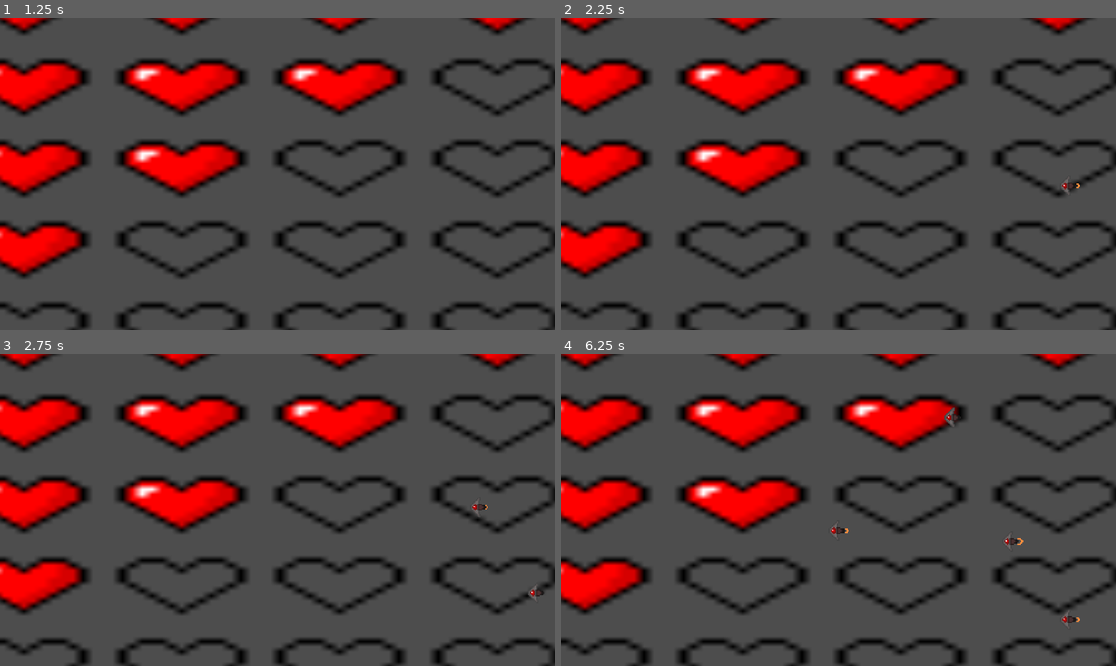
Above: before the commit, frames 1-4 (two rows, left to right).
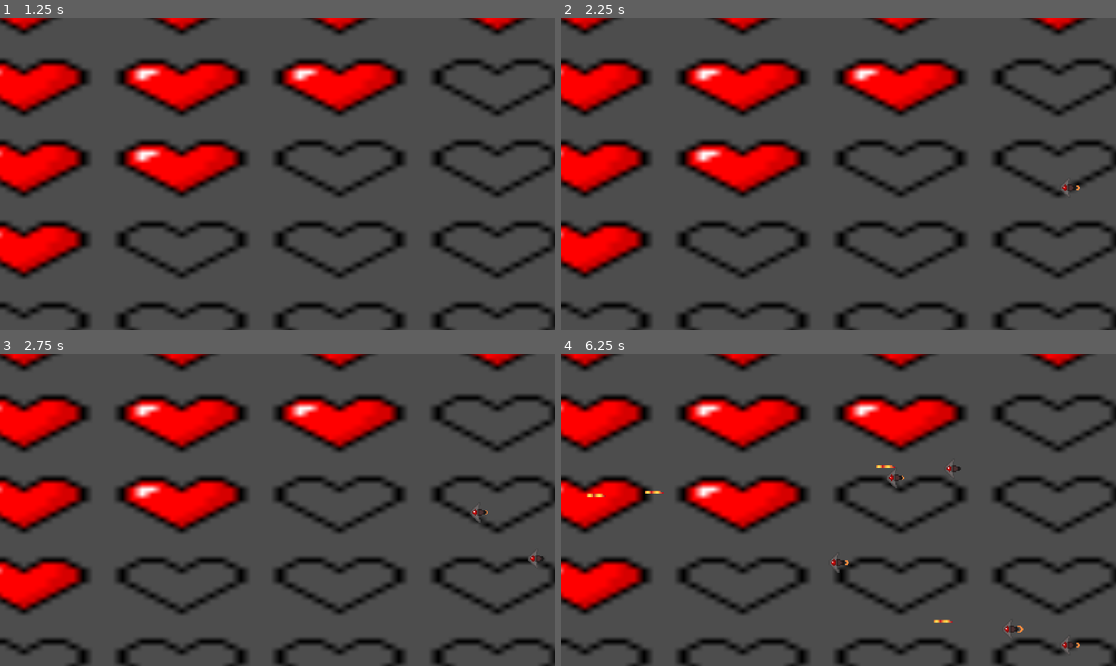
Above: after the commit, the same moments.

Repository: IsThisShadow/DogeFire-Duo
Game: Godot game, scene res://Levels/main.tscn
The game is run twice, just before and just after one commit, with the same random seed, the same clock (stepped at 60 frames per second) and the same inputs.
Inputs:
- Up to frame 1 (1.25 s): tap Enter at 0.5 s
- Up to frame 2 (2.25 s): tap Space at 1.25 s; tap Enter at 2 s
- Up to frame 3 (2.75 s): no input
- Up to frame 4 (6.25 s): no input

Frame 1 is identical in both runs. In frame 2, less than 0.1% of the frame differs, in the area x 90-94%, y 51-57%; in frame 3, 0.2%; in frame 4, 0.7%, in the area x 4-94%, y 17-96%.

Commit message:
Made enemies shoot

Diff:
--- a/Enemies/enemy.tscn
+++ b/Enemies/enemy.tscn
@@ -1,7 +1,7 @@
 [gd_scene load_steps=8 format=3 uid="uid://b2gr6fc04is8h"]
 
 [ext_resource type="Script" path="res://TestScene/scripts/enemy.gd" id="1_3fonp"]
-[ext_resource type="Texture2D" uid="uid://dop11x4r8remh" path="res://Enemies T1 Sprite Sheet.png" id="2_qhasa"]
+[ext_resource type="Texture2D" uid="uid://dop11x4r8remh" path="res://Enemy Sprits/Enemies T1 Sprite Sheet.png" id="2_qhasa"]
 
 [sub_resource type="AtlasTexture" id="AtlasTexture_ufqyw"]
 atlas = ExtResource("2_qhasa")
@@ -39,7 +39,7 @@
 "speed": 5.0
 }]
 
-[node name="Enemy" type="Area2D"]
+[node name="enemy" type="Area2D"]
 script = ExtResource("1_3fonp")
 
 [node name="AnimatedSprite2D" type="AnimatedSprite2D" parent="."]
@@ -58,4 +58,8 @@
 
 [node name="VisibleOnScreenNotifier2D" type="VisibleOnScreenNotifier2D" parent="."]
 
+[node name="bullet_pos" type="Marker2D" parent="."]
+position = Vector2(-25, 0)
+
+[connection signal="timeout" from="Timer" to="." method="_on_timer_timeout"]
 [connection signal="screen_exited" from="VisibleOnScreenNotifier2D" to="." method="_on_visible_on_screen_notifier_2d_screen_exited"]
--- a/Enemies/enemy_2.tscn
+++ b/Enemies/enemy_2.tscn
@@ -1,7 +1,7 @@
 [gd_scene load_steps=8 format=3 uid="uid://b5720nfdvjedp"]
 
 [ext_resource type="Script" path="res://enemy_2.gd" id="1_wfv3o"]
-[ext_resource type="Texture2D" uid="uid://dop11x4r8remh" path="res://Enemies T1 Sprite Sheet.png" id="2_x373m"]
+[ext_resource type="Texture2D" uid="uid://dop11x4r8remh" path="res://Enemy Sprits/Enemies T1 Sprite Sheet.png" id="2_x373m"]
 
 [sub_resource type="AtlasTexture" id="AtlasTexture_s7xtn"]
 atlas = ExtResource("2_x373m")
--- /dev/null
+++ b/Enemies/enemy_bullet.gd
@@ -0,0 +1,19 @@
+extends AnimatedSprite2D
+
+func _process(delta):
+	translate(Vector2(-1,0) * 1000 * delta)
+
+
+func _on_visible_on_screen_enabler_2d_screen_exited() -> void:
+	queue_free()
+
+
+func _on_area_2d_body_entered(body: Node2D) -> void:
+	if body.name == "Player_One":
+		set_process(false)
+
+		body.take_damage()
+
+		await get_tree().create_timer(0.2).timeout
+
+		queue_free()
--- /dev/null
+++ b/Enemies/enemy_bullet.tscn
@@ -0,0 +1,93 @@
+[gd_scene load_steps=13 format=3 uid="uid://dec1kjlsc6k15"]
+
+[ext_resource type="Texture2D" uid="uid://dy16dlwmjvcj6" path="res://Bullet 24x24 Free Part 3/Bullet 24x24 Free Part 3A.png" id="1_am4dr"]
+[ext_resource type="Script" path="res://Enemies/enemy_bullet.gd" id="2_oehs7"]
+
+[sub_resource type="AtlasTexture" id="AtlasTexture_qvtru"]
+atlas = ExtResource("1_am4dr")
+region = Rect2(96, 0, 24, 24)
+
+[sub_resource type="AtlasTexture" id="AtlasTexture_u8dec"]
+atlas = ExtResource("1_am4dr")
+region = Rect2(120, 0, 24, 24)
+
+[sub_resource type="AtlasTexture" id="AtlasTexture_63cqr"]
+atlas = ExtResource("1_am4dr")
+region = Rect2(144, 0, 24, 24)
+
+[sub_resource type="AtlasTexture" id="AtlasTexture_g7wp8"]
+atlas = ExtResource("1_am4dr")
+region = Rect2(168, 0, 24, 24)
+
+[sub_resource type="AtlasTexture" id="AtlasTexture_i4557"]
+atlas = ExtResource("1_am4dr")
+region = Rect2(0, 0, 24, 24)
+
+[sub_resource type="AtlasTexture" id="AtlasTexture_w3tme"]
+atlas = ExtResource("1_am4dr")
+region = Rect2(24, 0, 24, 24)
+
+[sub_resource type="AtlasTexture" id="AtlasTexture_w22fr"]
+atlas = ExtResource("1_am4dr")
+region = Rect2(48, 0, 24, 24)
+
+[sub_resource type="AtlasTexture" id="AtlasTexture_4y4gv"]
+atlas = ExtResource("1_am4dr")
+region = Rect2(72, 0, 24, 24)
+
+[sub_resource type="SpriteFrames" id="SpriteFrames_ge5a5"]
+animations = [{
+"frames": [{
+"duration": 1.0,
+"texture": SubResource("AtlasTexture_qvtru")
+}, {
+"duration": 1.0,
+"texture": SubResource("AtlasTexture_u8dec")
+}, {
+"duration": 1.0,
+"texture": SubResource("AtlasTexture_63cqr")
+}, {
+"duration": 1.0,
+"texture": SubResource("AtlasTexture_g7wp8")
+}, {
+"duration": 1.0,
+"texture": SubResource("AtlasTexture_i4557")
+}, {
+"duration": 1.0,
+"texture": SubResource("AtlasTexture_w3tme")
+}, {
+"duration": 1.0,
+"texture": SubResource("AtlasTexture_w22fr")
+}, {
+"duration": 1.0,
+"texture": SubResource("AtlasTexture_4y4gv")
+}],
+"loop": true,
+"name": &"default",
+"speed": 10.0
+}]
+
+[sub_resource type="RectangleShape2D" id="RectangleShape2D_x17dr"]
+size = Vector2(20, 5.66667)
+
+[node name="Enemy_Bullet" type="AnimatedSprite2D"]
+texture_filter = 1
+scale = Vector2(5, 5)
+sprite_frames = SubResource("SpriteFrames_ge5a5")
+frame_progress = 0.400547
+flip_h = true
+script = ExtResource("2_oehs7")
+
+[node name="Area2D" type="Area2D" parent="."]
+
+[node name="CollisionShape2D" type="CollisionShape2D" parent="Area2D"]
+position = Vector2(0, -0.233333)
+shape = SubResource("RectangleShape2D_x17dr")
+
+[node name="VisibleOnScreenEnabler2D" type="VisibleOnScreenEnabler2D" parent="."]
+position = Vector2(3, -0.266667)
+scale = Vector2(0.7, 0.313333)
+enable_node_path = NodePath("../Area2D/CollisionShape2D")
+
+[connection signal="body_entered" from="Area2D" to="." method="_on_area_2d_body_entered"]
+[connection signal="screen_exited" from="VisibleOnScreenEnabler2D" to="." method="_on_visible_on_screen_enabler_2d_screen_exited"]
--- a/TestScene/scripts/enemy.gd
+++ b/TestScene/scripts/enemy.gd
@@ -3,13 +3,15 @@
 var speed := 200
 var time := 0.0
 var pivot_position := Vector2(0, 0)
-
+var bullet = preload("res://Enemies/enemy_bullet.tscn")
+var can_shoot = false
 # Random vertical movement variables
 var vertical_speed := 0.0  # Vertical speed component (randomly changes)
 var change_direction_time := 1.0  # Time in seconds before changing vertical direction
 var timer := 0.0  # Timer to track when to change vertical direction
 
 func _ready():
+	$Timer.start(2.0)
 	pivot_position = position
 	_set_random_vertical_direction()  # Initialize random vertical direction at the start
 
@@ -22,6 +24,11 @@
 	if timer >= change_direction_time:
 		_set_random_vertical_direction()
 		timer = 0.0
+	if can_shoot:
+		shoot()
+
+		$Timer.start(randi() % 5 +1)
+		can_shoot = false
 
 # Function to move the ship left while adding random vertical movement
 func move_ship(delta) -> void:
@@ -41,3 +48,13 @@
 
 func _on_visible_on_screen_notifier_2d_screen_exited() -> void:
 	queue_free()
+
+func shoot():
+	var inst = bullet.instantiate()
+
+	get_parent().add_child(inst)
+
+	inst.global_position = $bullet_pos.global_position
+func _on_timer_timeout() -> void:
+	can_shoot = true
+	$Timer.stop()
Binary file removed: Enemies T1 Sprite Sheet.png
Binary file added: Enemies/Bullet 24x24 Free Part 3A.png
Not shown, changed: Enemies/Bullet 24x24 Free Part 3A.png.import
Binary file added: Enemy Sprits/Bullet 24x24 Free Part 3A.png
Not shown, changed: Enemy Sprits/Bullet 24x24 Free Part 3A.png.import
